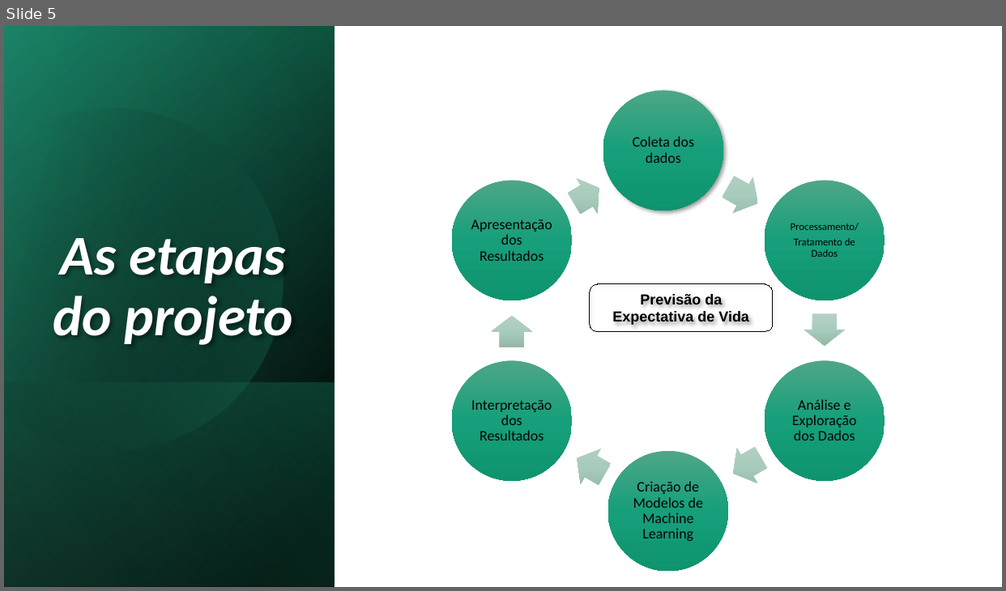
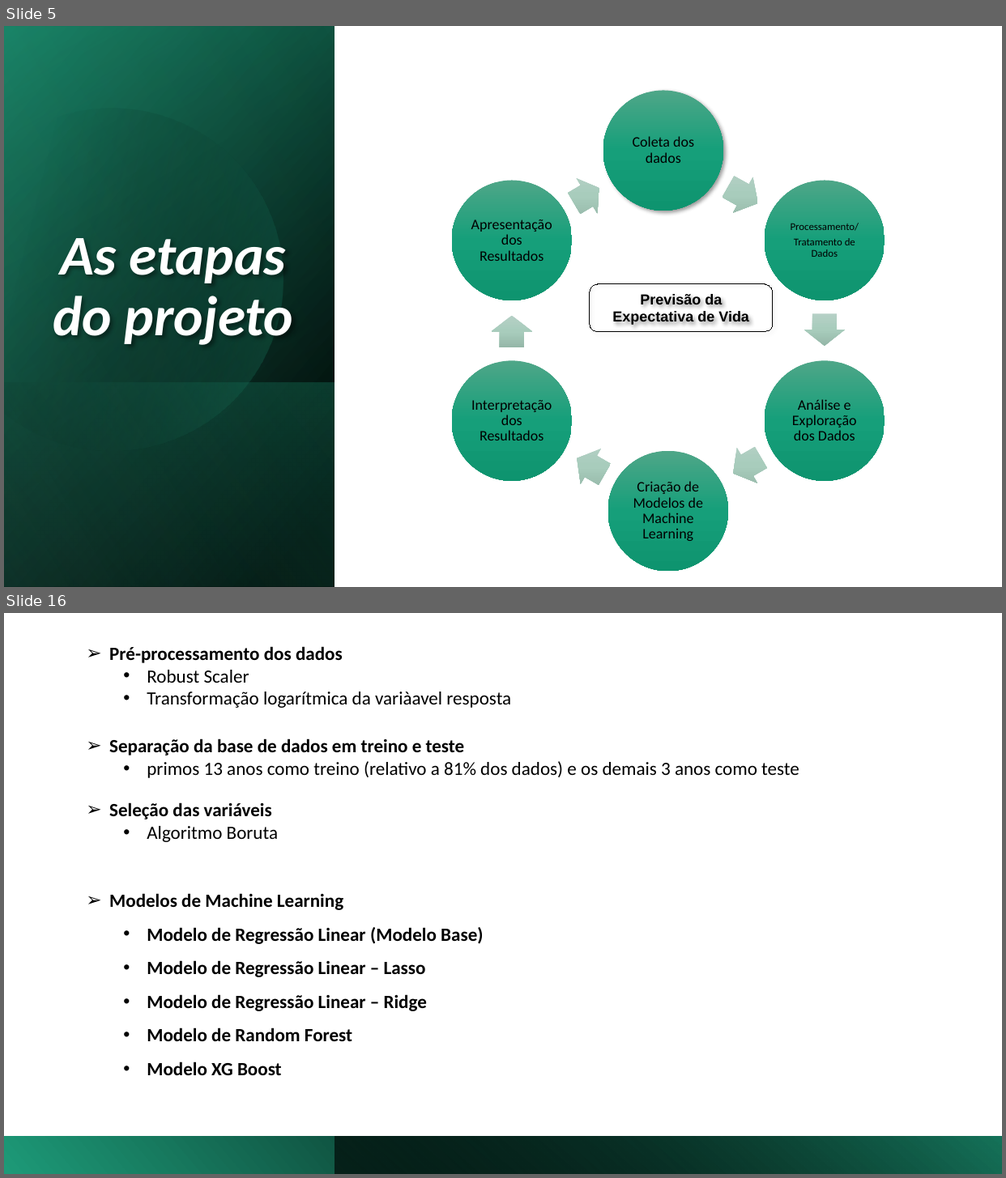
Before and after one commit to alessandra-barbosa/life_expectancy_prediction, a slide deck: pdf/life_expectancy.pptx. Shown one above the other, each under a label of ours: slide 5 before the commit, slides 5 and 16 after it; the slides between them are not shown. The pictures are 1006x591 and 1006x1178 pixels, drawn with LibreOffice and Linux fonts; fonts in the diff are those of the drawing. Boxes give left, top, right and bottom in pixels: in the first picture for what was removed or moved away, otherwise in the second. Text is boxed around its words. In the diff, an @@ line names an element or a change of style, - is before the commit and + after.

```diff
--- a/pdf/life_expectancy.pptx
+++ b/pdf/life_expectancy.pptx
@@ slide 16 added at (x1=4, y1=613, x2=1002, y2=1174), background #FFFFFF @@
@@ text added at (x1=109, y1=646, x2=511, y2=708), 18 pt, text #000000 @@
+  ➢ Pré-processamento dos dados
+    • Robust Scaler
+    • Transformação logarítmica da variàavel resposta
@@ text added at (x1=109, y1=739, x2=799, y2=778), 18 pt, text #000000 @@
+  ➢ Separação da base de dados em treino e teste
+    • primos 13 anos como treino (relativo a 81% dos dados) e os demais 3 anos como teste
@@ text added at (x1=109, y1=803, x2=278, y2=842), 18 pt, text #000000, bold @@
+  ➢ Seleção das variáveis
+    • Algoritmo Boruta
@@ text added at (x1=109, y1=893, x2=483, y2=1076), 18 pt, text #000000, bold @@
+  ➢ Modelos de Machine Learning
+    • Modelo de Regressão Linear (Modelo Base)
+    • Modelo de Regressão Linear – Lasso
+    • Modelo de Regressão Linear – Ridge
+    • Modelo de Random Forest
+    • Modelo XG Boost
@@ rectangle added at (x1=4, y1=1137, x2=1002, y2=1174), fill gradient #1D9A78 to #000000 @@
@@ rectangle added at (x1=335, y1=1137, x2=1002, y2=1174), fill gradient #000000 to #16745A @@
```
Also in this commit, not shown: 7 slides changed, 9 other slides added, 3 slides removed, 2 other files.
